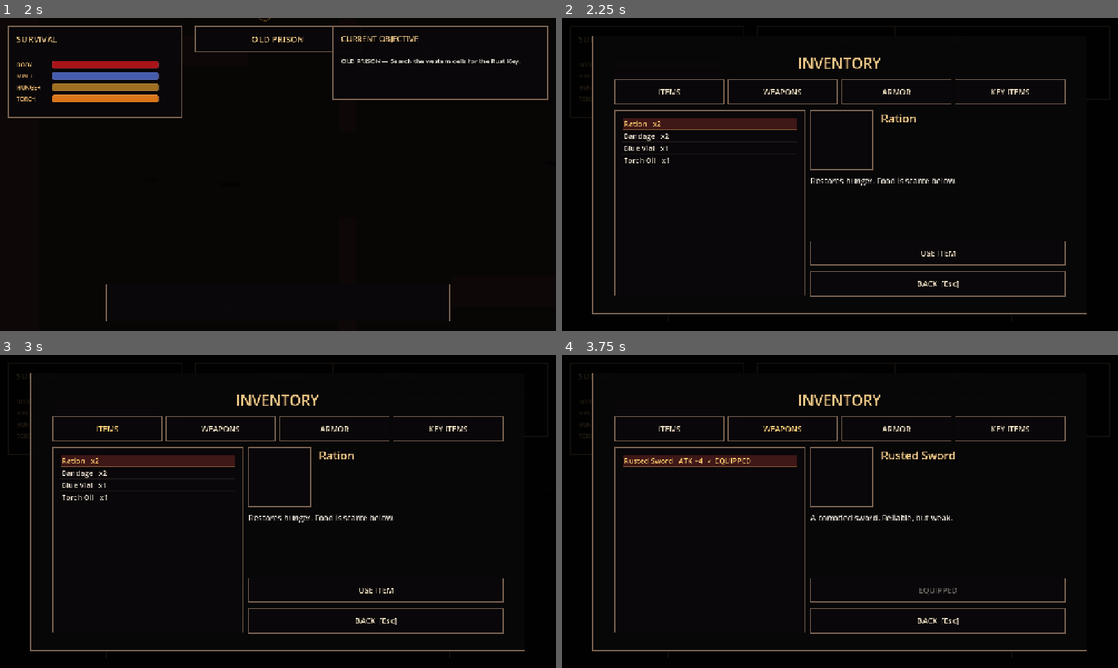
Above: before the commit, frames 1-4 (two rows, left to right).
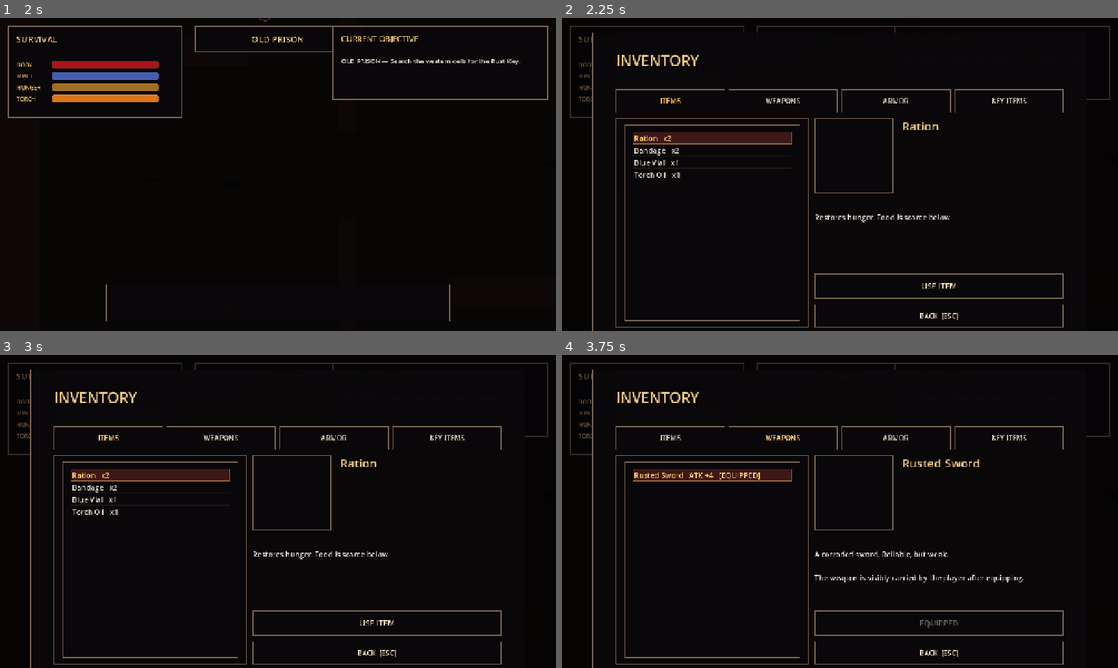
Above: after the commit, the same moments.

Repository: Worawit0/space-dodge-game01
Game: Godot game, scene res://scenes/main/main.tscn
The game is run twice, just before and just after one commit, with the same random seed, the same clock (stepped at 60 frames per second) and the same inputs.
Inputs:
- Up to frame 1 (2 s): click "NEW DESCENT" at 0.5 s; tap Enter at 1.25 s; hold D from 1.28 s (still down); tap E at 1.35 s; tap Space at 1.52 s
- Up to frame 2 (2.25 s): tap Space at 2 s; release D at 2.03 s; hold S from 2.03 s (still down); tap I at 2.1 s
- Up to frame 3 (3 s): tap Space at 2.27 s; release S at 2.75 s; click "ITEMS" at 2.75 s
- Up to frame 4 (3.75 s): click "WEAPONS" at 3.5 s

Frame 1 is identical in both runs. In frame 2, 8.7% of the frame differs, in the area x 1-99%, y 2-100%; in frame 3, 8.7%; in frame 4, 8.8%.

Commit message:
V9 redesign inventory and battle UI: forsaken_v7/scripts/ui/inventory.gd

Diff:
--- a/forsaken_v7/scripts/ui/inventory.gd
+++ b/forsaken_v7/scripts/ui/inventory.gd
@@ -13,6 +13,7 @@
 var action_button: Button
 var category := "Items"
 var entries: Array[String] = []
+var tab_buttons: Dictionary = {}
 
 func _ready() -> void:
 	_build()
@@ -44,67 +45,91 @@
 	root.visible = false
 	add_child(root)
 
+	var bg := TextureRect.new()
+	bg.set_anchors_and_offsets_preset(Control.PRESET_FULL_RECT)
+	bg.expand_mode = TextureRect.EXPAND_IGNORE_SIZE
+	bg.stretch_mode = TextureRect.STRETCH_KEEP_ASPECT_COVERED
+	if ResourceLoader.exists("res://assets/v9/ui/inventory_bg.png"):
+		bg.texture = load("res://assets/v9/ui/inventory_bg.png")
+	root.add_child(bg)
+
 	var dim := ColorRect.new()
-	dim.color = Color(0,0,0,0.86)
+	dim.color = Color(0.01,0.005,0.009,0.58)
 	dim.set_anchors_and_offsets_preset(Control.PRESET_FULL_RECT)
 	root.add_child(dim)
 
 	var panel := PanelContainer.new()
 	panel.anchor_left = 0.055
-	panel.anchor_top = 0.055
+	panel.anchor_top = 0.045
 	panel.anchor_right = 0.945
-	panel.anchor_bottom = 0.945
-	panel.add_theme_stylebox_override("panel", UI.panel_style(0.985))
+	panel.anchor_bottom = 0.955
+	panel.add_theme_stylebox_override("panel",UI.panel_style(0.985))
 	root.add_child(panel)
 
 	var margin := MarginContainer.new()
-	margin.add_theme_constant_override("margin_left", 30)
-	margin.add_theme_constant_override("margin_right", 30)
-	margin.add_theme_constant_override("margin_top", 24)
-	margin.add_theme_constant_override("margin_bottom", 24)
+	margin.add_theme_constant_override("margin_left",34)
+	margin.add_theme_constant_override("margin_right",34)
+	margin.add_theme_constant_override("margin_top",26)
+	margin.add_theme_constant_override("margin_bottom",26)
 	panel.add_child(margin)
 
 	var outer := VBoxContainer.new()
-	outer.add_theme_constant_override("separation", 14)
+	outer.add_theme_constant_override("separation",12)
 	margin.add_child(outer)
-	outer.add_child(UI.title_label("INVENTORY", 34))
+
+	var title_row := HBoxContainer.new()
+	outer.add_child(title_row)
+	var title := UI.title_label("INVENTORY",34)
+	title.horizontal_alignment = HORIZONTAL_ALIGNMENT_LEFT
+	title.size_flags_horizontal = Control.SIZE_EXPAND_FILL
+	title_row.add_child(title)
+	var equipped := UI.heading_label("EQUIPMENT & SURVIVAL",14)
+	equipped.vertical_alignment = VERTICAL_ALIGNMENT_CENTER
+	title_row.add_child(equipped)
+	UI.add_divider(outer)
 
 	var cats := HBoxContainer.new()
-	cats.add_theme_constant_override("separation", 8)
+	cats.add_theme_constant_override("separation",8)
 	outer.add_child(cats)
 	for c in ["Items","Weapons","Armor","Key Items"]:
 		var b := Button.new()
 		b.text = c.to_upper()
 		b.size_flags_horizontal = Control.SIZE_EXPAND_FILL
-		UI.style_button(b)
+		UI.style_button(b,true)
 		b.pressed.connect(_set_category.bind(c))
 		cats.add_child(b)
+		tab_buttons[c] = b
 
 	var split := HSplitContainer.new()
 	split.size_flags_vertical = Control.SIZE_EXPAND_FILL
-	split.split_offset = 440
+	split.split_offset = 445
 	outer.add_child(split)
 
+	var left_panel := PanelContainer.new()
+	left_panel.add_theme_stylebox_override("panel",UI.slot_style())
+	left_panel.custom_minimum_size = Vector2(420,0)
+	split.add_child(left_panel)
 	item_list = ItemList.new()
-	item_list.custom_minimum_size = Vector2(420,0)
+	item_list.custom_minimum_size = Vector2(395,0)
 	UI.style_item_list(item_list)
 	item_list.item_selected.connect(_on_selected)
-	split.add_child(item_list)
+	left_panel.add_child(item_list)
 
 	var right := VBoxContainer.new()
-	right.add_theme_constant_override("separation", 12)
+	right.add_theme_constant_override("separation",12)
+	right.size_flags_horizontal = Control.SIZE_EXPAND_FILL
 	split.add_child(right)
 
 	var top := HBoxContainer.new()
-	top.add_theme_constant_override("separation", 18)
+	top.add_theme_constant_override("separation",20)
 	right.add_child(top)
 
 	var preview_panel := PanelContainer.new()
-	preview_panel.custom_minimum_size = Vector2(132,132)
-	preview_panel.add_theme_stylebox_override("panel", UI.panel_style(0.84))
+	preview_panel.custom_minimum_size = Vector2(170,170)
+	preview_panel.add_theme_stylebox_override("panel",UI.slot_style())
 	top.add_child(preview_panel)
 	preview = TextureRect.new()
-	preview.custom_minimum_size = Vector2(104,104)
+	preview.custom_minimum_size = Vector2(142,142)
 	preview.expand_mode = TextureRect.EXPAND_IGNORE_SIZE
 	preview.stretch_mode = TextureRect.STRETCH_KEEP_ASPECT_CENTERED
 	preview.texture_filter = CanvasItem.TEXTURE_FILTER_NEAREST
@@ -112,28 +137,32 @@
 
 	var title_box := VBoxContainer.new()
 	title_box.size_flags_horizontal = Control.SIZE_EXPAND_FILL
+	title_box.add_theme_constant_override("separation",8)
 	top.add_child(title_box)
-	detail_title = UI.title_label("Select an item",26)
+	detail_title = UI.title_label("Select an item",27)
 	detail_title.horizontal_alignment = HORIZONTAL_ALIGNMENT_LEFT
 	title_box.add_child(detail_title)
-	stats_text = UI.body_label("",16)
-	stats_text.add_theme_color_override("font_color",Color(0.82,0.72,0.52))
+	stats_text = UI.body_label("",14)
+	stats_text.add_theme_color_override("font_color",Color(0.82,0.69,0.50))
 	title_box.add_child(stats_text)
 
-	detail_text = UI.body_label("",18)
-	detail_text.custom_minimum_size = Vector2(0,120)
+	UI.add_divider(right)
+	detail_text = UI.body_label("",17)
+	detail_text.custom_minimum_size = Vector2(0,130)
 	detail_text.size_flags_vertical = Control.SIZE_EXPAND_FILL
 	right.add_child(detail_text)
 
 	action_button = Button.new()
 	action_button.text = "ACTION"
+	action_button.size_flags_horizontal = Control.SIZE_EXPAND_FILL
 	UI.style_button(action_button)
 	action_button.pressed.connect(_on_action)
 	right.add_child(action_button)
 
 	var close_button := Button.new()
-	close_button.text = "BACK  [Esc]"
-	UI.style_button(close_button)
+	close_button.text = "BACK  [ESC]"
+	close_button.size_flags_horizontal = Control.SIZE_EXPAND_FILL
+	UI.style_button(close_button,true)
 	close_button.pressed.connect(close)
 	right.add_child(close_button)
 
@@ -142,9 +171,18 @@
 	AudioManager.play_ui()
 	refresh()
 
+func _refresh_tabs() -> void:
+	for key in tab_buttons.keys():
+		var b: Button = tab_buttons[key]
+		if key == category:
+			b.add_theme_color_override("font_color",Color(1.0,0.76,0.36))
+		else:
+			b.add_theme_color_override("font_color",Color(0.84,0.79,0.71))
+
 func refresh() -> void:
 	if not item_list:
 		return
+	_refresh_tabs()
 	item_list.clear()
 	entries.clear()
 	match category:
@@ -156,22 +194,24 @@
 		"Weapons":
 			for name in GameState.owned_weapons:
 				entries.append(str(name))
-				var mark := "  ✓ EQUIPPED" if name == GameState.equipped_weapon else ""
+				var mark := "   [EQUIPPED]" if name == GameState.equipped_weapon else ""
 				item_list.add_item("%s   ATK +%d%s" % [name,int(GameState.WEAPONS[name].attack),mark])
 		"Armor":
 			for name in GameState.owned_armor:
 				entries.append(str(name))
-				var mark := "  ✓ EQUIPPED" if name == GameState.equipped_armor else ""
+				var mark := "   [EQUIPPED]" if name == GameState.equipped_armor else ""
 				item_list.add_item("%s   DEF +%d%s" % [name,int(GameState.ARMOR[name].defense),mark])
 		"Key Items":
 			for name in GameState.key_items:
 				entries.append(str(name))
 				item_list.add_item(str(name))
-	stats_text.text = "BODY %.0f   MIND %.0f   HUNGER %.0f   TORCH %.0f\n%s  ATK %d\n%s  DEF %d" % [
+
+	stats_text.text = "BODY %.0f / 100    MIND %.0f    HUNGER %.0f    TORCH %.0f\n\nWEAPON  %s    ATK %d\nARMOR     %s    DEF %d" % [
 		GameState.body,GameState.mind,GameState.hunger,GameState.torch,
 		GameState.equipped_weapon,GameState.attack_power(),
 		GameState.equipped_armor,GameState.armor_defense()
 	]
+
 	if entries.is_empty():
 		detail_title.text = "Nothing here"
 		detail_text.text = "This category is empty."
@@ -197,7 +237,7 @@
 			action_button.text = "USE ITEM"
 			action_button.disabled = false
 		"Weapons":
-			detail_text.text = str(GameState.WEAPONS[name].description)
+			detail_text.text = str(GameState.WEAPONS[name].description) + "\n\nThe weapon is visibly carried by the player after equipping."
 			action_button.text = "EQUIPPED" if name == GameState.equipped_weapon else "EQUIP WEAPON"
 			action_button.disabled = name == GameState.equipped_weapon
 		"Armor":
